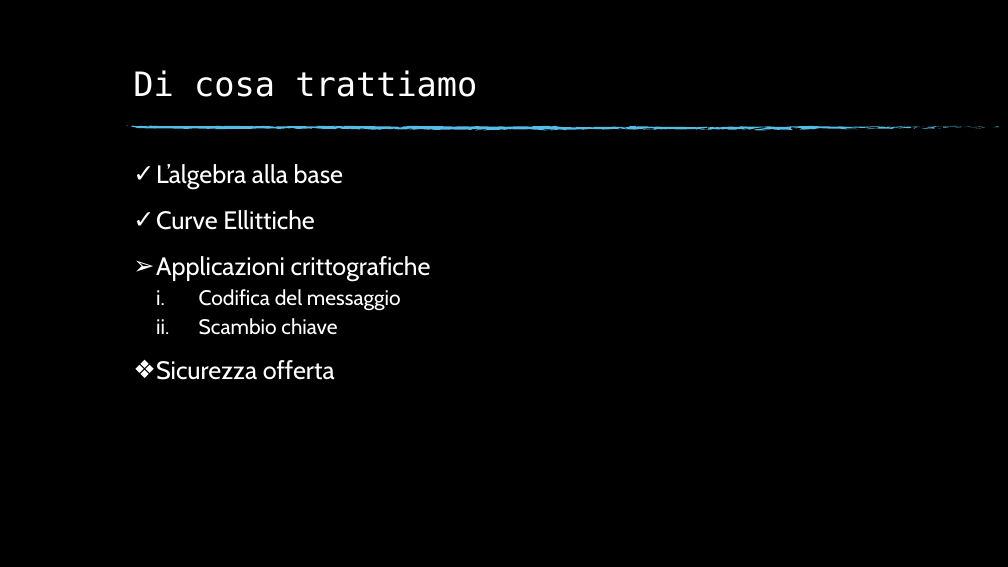
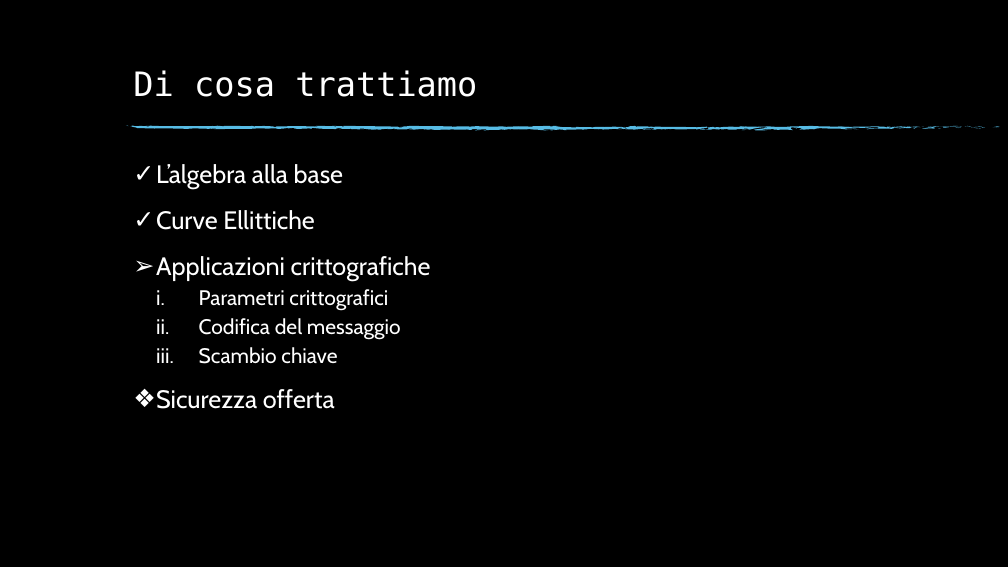
Before and after one commit to Mark692/ECC, a slide deck: slide 17 of ECC001.pptx (slide 16 before the commit). Drawn at 1008x567 pixels with LibreOffice and Linux fonts; fonts in the diff are those of the drawing; background and template pictures are left out. Boxes give left, top, right and bottom in pixels: in the first picture for what was removed or moved away, otherwise in the second. Text is boxed around its words. In the diff, an @@ line names an element or a change of style, - is before the commit and + after.

```diff
--- a/ECC001.pptx
+++ b/ECC001.pptx
@@ text at (199, 289, 388, 311): paragraph added @@
+  i. Parametri crittografici
```
Also in this commit, not shown: 5 other slides changed, 11 slides added, 1 slide removed.
